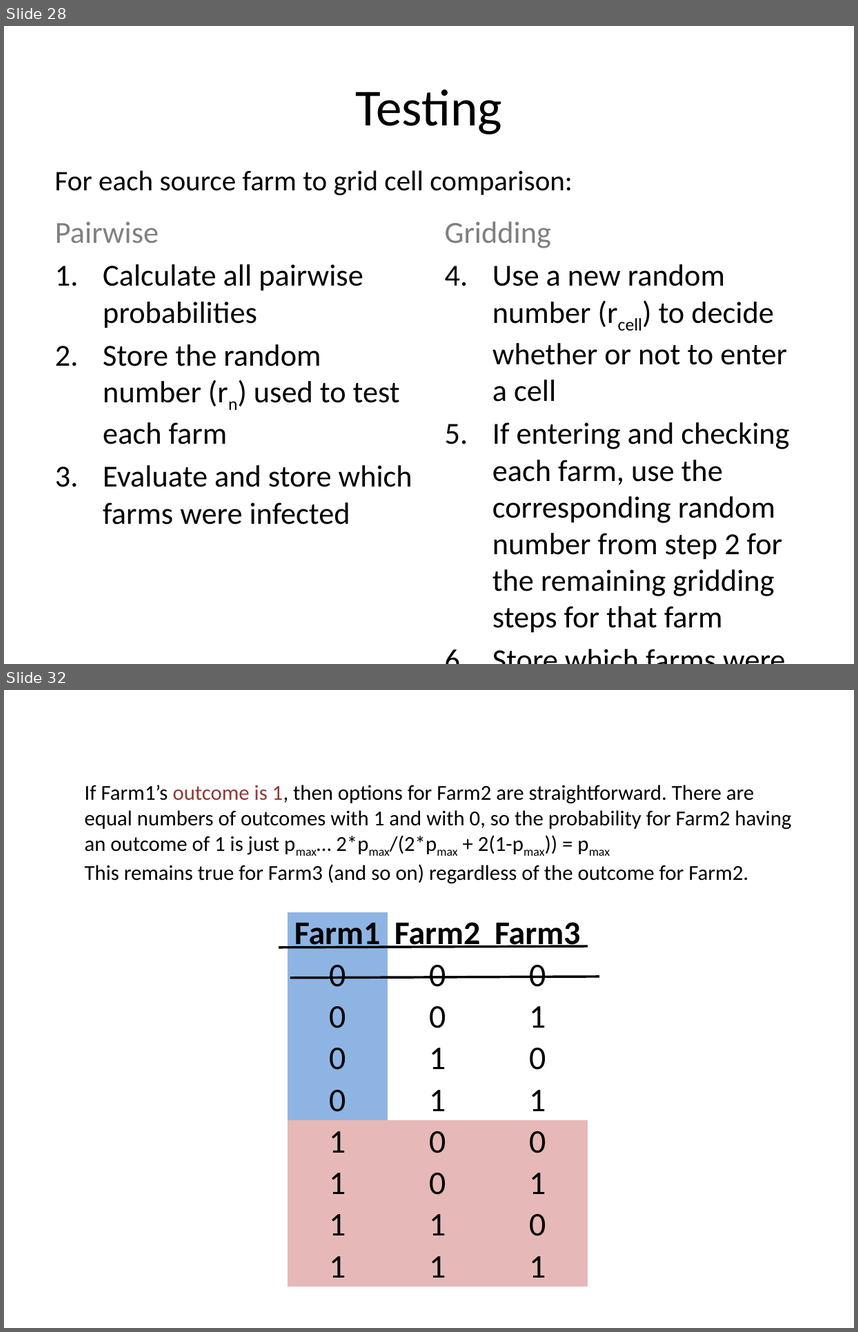
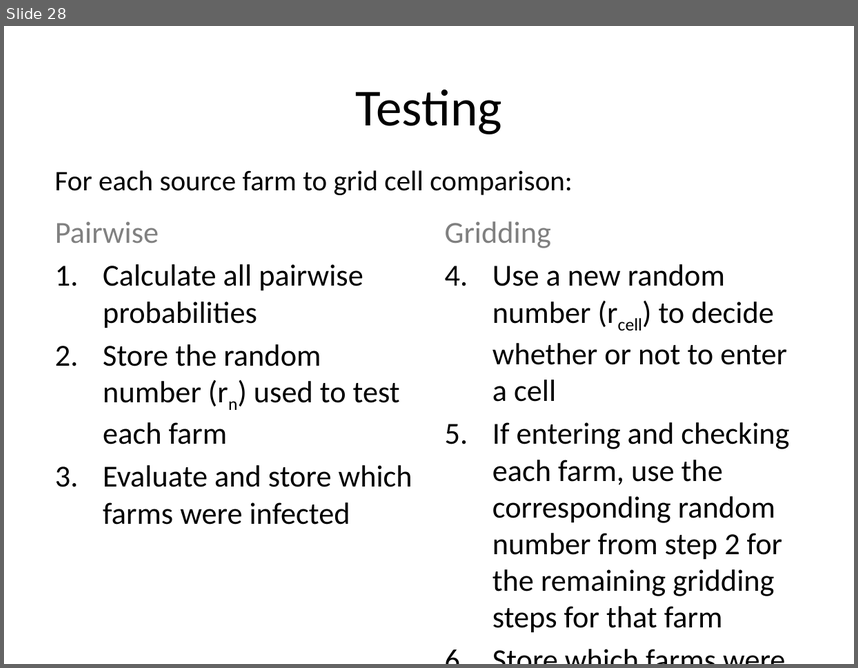
Before and after one commit to webblabb/usdosr, a slide deck: Schematics.pptx. Shown one above the other, each under a label of ours: slides 28 and 32 before the commit, slide 28 after it; the slides between them are not shown. The pictures are 858x1332 and 858x668 pixels, drawn with LibreOffice and Linux fonts; fonts in the diff are those of the drawing. Boxes give left, top, right and bottom in pixels: in the first picture for what was removed or moved away, otherwise in the second. Text is boxed around its words. In the diff, an @@ line names an element or a change of style, - is before the commit and + after.

```diff
--- a/Schematics.pptx
+++ b/Schematics.pptx
@@ slide 32 removed at (4, 690, 854, 1328), background #FFFFFF @@
@@ text removed at (85, 785, 791, 884) @@
-If Farm1’s outcome is 1, then options for Farm2 are straightforward. There are equal numbers of outcomes with 1 and with 0, so the probability for Farm2 having an outcome of 1 is just pmax… 2*pmax/(2*pmax + 2(1-pmax)) = pmax
-This remains true for Farm3 (and so on) regardless of the outcome for Farm2.
@@ table removed at (287, 912, 588, 1280), 9 rows, 3 columns @@
-Farm1 | Farm2 | Farm3
-0 | 0 | 0
-0 | 0 | 1
-0 | 1 | 0
-0 | 1 | 1
-1 | 0 | 0
-1 | 0 | 1
-1 | 1 | 0
-1 | 1 | 1
@@ line removed from (279, 947) to (588, 946) @@
@@ line removed from (290, 977) to (599, 976) @@
```
Also in this commit, not shown: 6 slides added, 6 other slides removed, 11 other files.
